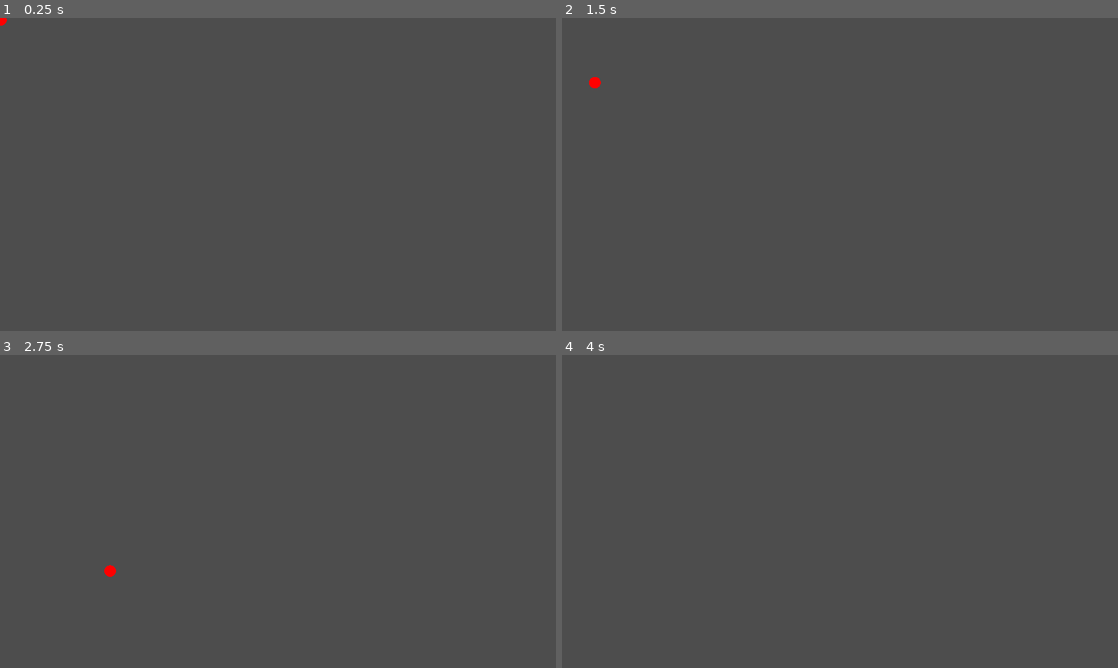
Above: before the commit, frames 1-4 (two rows, left to right).
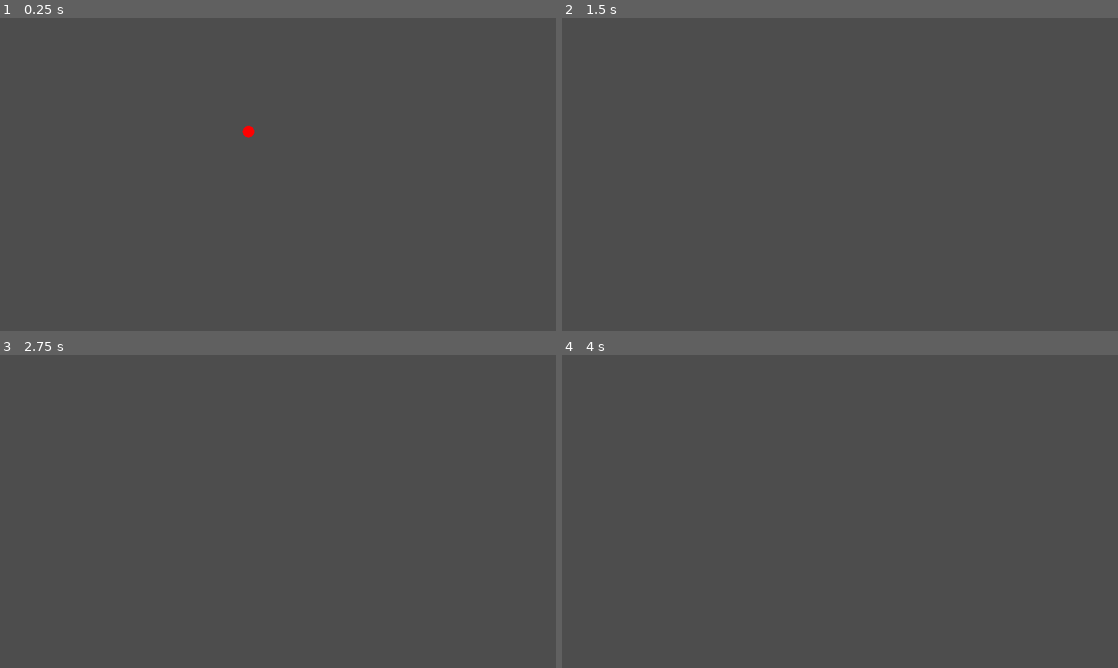
Above: after the commit, the same moments.

Repository: Jantho1990/GGJ-24
Game: Godot game, scene res://game_objects/TestBallThrowableObject/TestBallThrowableObject.tscn
Two runs of this game, one before a commit and one after it. Both use one fixed random seed, a clock stepped at 60 frames per second and the inputs below. The project has no main scene, so this scene is started directly.
Inputs (mouse positions are in pixels of both pictures, inside the frame that each line leads up to):
- Up to frame 1 (0.25 s): no input
- Up to frame 2 (1.5 s): tap Enter (ui_accept) at 0.5, 0.77 s; move the mouse to (962, 158) at 0.52 s; hold Right (ui_right) from 0.53 s (still down); click (962, 158) at 0.6 s; move the mouse to (728, 190) at 1.27 s; click (728, 190) at 1.35 s
- Up to frame 3 (2.75 s): tap Enter (ui_accept) at 1.52 s; move the mouse to (333, 442) at 2.02 s; release Right (ui_right) at 2.03 s; hold Left (ui_left) from 2.03 s (still down); click (333, 442) at 2.1 s
- Up to frame 4 (4 s): move the mouse to (812, 574) at 2.77 s; release Left (ui_left) at 2.78 s; hold Right (ui_right) from 2.78 s (still down); click (812, 574) at 2.85 s; tap Enter (ui_accept) at 3.02, 3.5, 3.77 s; move the mouse to (1006, 558) at 3.52 s; click (1006, 558) at 3.6 s

The runs differ from the first frame. In frame 1, less than 0.1% of the frame differs, in the area x 0-46%, y 0-39%; in frame 2, less than 0.1%; in frame 3, less than 0.1%; in frame 4, nothing differs.

Commit message:
trying to figure out velocity integration

Diff:
--- /dev/null
+++ b/systems/throwable_object/AirFrictionThrowableObjectMovement.gd
@@ -0,0 +1,8 @@
+class_name AirFrictionThrowableObjectMovement
+extends FrictionThrowableObjectMovement
+
+
+func _get_next_velocity(velocityOwner: CharacterBody2D) -> Vector2:
+  if velocityOwner.is_on_floor():
+    return Vector2.ZERO
+  return super(velocityOwner)
--- /dev/null
+++ b/systems/throwable_object/AirStraightThrowableObjectMovement.gd
@@ -0,0 +1,8 @@
+class_name AirStraightThrowableObjectMovement
+extends StraightThrowableObjectMovement
+
+
+func _get_next_velocity(velocityOwner: CharacterBody2D) -> Vector2:
+  if velocityOwner.is_on_floor():
+    return Vector2.ZERO
+  return super(velocityOwner)
--- /dev/null
+++ b/systems/throwable_object/FrictionThrowableObjectMovement.gd
@@ -0,0 +1,7 @@
+class_name FrictionThrowableObjectMovement
+extends ThrowableObjectMovement
+
+
+func _get_next_velocity(velocityOwner: CharacterBody2D) -> Vector2:
+  #return speed * direction * velocityOwner.get_physics_process_delta_time()
+  return _velocity.move_toward(direction, speed * velocityOwner.get_physics_process_delta_time())
--- a/systems/throwable_object/GravityThrowableObjectMovement.gd
+++ b/systems/throwable_object/GravityThrowableObjectMovement.gd
@@ -5,4 +5,4 @@
 
 
 func _get_next_velocity(_velocityOwner: CharacterBody2D) -> Vector2:
-  return speed * Vector2.DOWN
+  return speed * Vector2.DOWN + _velocity
--- /dev/null
+++ b/systems/throwable_object/GroundFrictionThrowableObjectMovement.gd
@@ -0,0 +1,8 @@
+class_name GroundFrictionThrowableObjectMovement
+extends FrictionThrowableObjectMovement
+
+
+func _get_next_velocity(velocityOwner: CharacterBody2D) -> Vector2:
+  if not velocityOwner.is_on_floor():
+    return Vector2.ZERO
+  return super(velocityOwner)
--- /dev/null
+++ b/systems/throwable_object/GroundStraightThrowableObjectMovement.gd
@@ -0,0 +1,8 @@
+class_name GroundStraightThrowableObjectMovement
+extends StraightThrowableObjectMovement
+
+
+func _get_next_velocity(velocityOwner: CharacterBody2D) -> Vector2:
+  if not velocityOwner.is_on_floor():
+    return Vector2.ZERO
+  return super(velocityOwner)
--- a/systems/throwable_object/StraightThrowableObjectMovement.gd
+++ b/systems/throwable_object/StraightThrowableObjectMovement.gd
@@ -2,5 +2,10 @@
 extends ThrowableObjectMovement
 
 
+var _accel := Vector2.ZERO
+
 func _get_next_velocity(velocityOwner: CharacterBody2D) -> Vector2:
-  return speed * direction * velocityOwner.get_physics_process_delta_time()
+  var speed_vec = speed * direction + _accel # Gravity overwhelms this, how do we counter? Track accel separately?
+  var max_vec = max_speed * direction
+  _accel = speed_vec if max_vec.length() > speed_vec.length() else max_vec
+  return _accel
--- a/systems/throwable_object/ThrowableObject.gd
+++ b/systems/throwable_object/ThrowableObject.gd
@@ -13,6 +13,7 @@
     throwableObjectMovement.integrate_velocity(self)
 
   move_and_slide()
+  print('DBG: velocity ', velocity)
 
 
 func _old_physics_process(delta):
--- a/systems/throwable_object/ThrowableObjectMovement.gd
+++ b/systems/throwable_object/ThrowableObjectMovement.gd
@@ -2,14 +2,16 @@
 extends Resource
 
 @export var speed := 300.0
+@export var max_speed := 300.0
 @export var direction = Vector2.RIGHT
 
 var _velocity := Vector2.ZERO
 
 func integrate_velocity(velocityOwner: CharacterBody2D) -> void:
-  _velocity = velocityOwner.velocity
+  _velocity = Vector2.ZERO
   _velocity += _get_next_velocity(velocityOwner)
-  velocityOwner.velocity = _velocity
+  velocityOwner.velocity += _velocity
+  print('DBG: adding %s velocity' % [_velocity])
 
 
 func _get_next_velocity(_velocityOwner: CharacterBody2D) -> Vector2:
--- a/systems/throwable_object/resources/GravityMovement.tres
+++ b/systems/throwable_object/resources/GravityMovement.tres
@@ -5,4 +5,5 @@
 [resource]
 script = ExtResource("1_ocmxl")
 speed = 98.0
+max_speed = 98.0
 direction = Vector2(0, 1)
--- /dev/null
+++ b/systems/throwable_object/resources/StandardAirFriction.tres
@@ -0,0 +1,9 @@
+[gd_resource type="Resource" script_class="AirStraightThrowableObjectMovement" load_steps=2 format=3 uid="uid://cnr15r0kcongw"]
+
+[ext_resource type="Script" path="res://systems/throwable_object/AirStraightThrowableObjectMovement.gd" id="1_pcbum"]
+
+[resource]
+script = ExtResource("1_pcbum")
+speed = 50.0
+max_speed = 50.0
+direction = Vector2(-1, -1)
